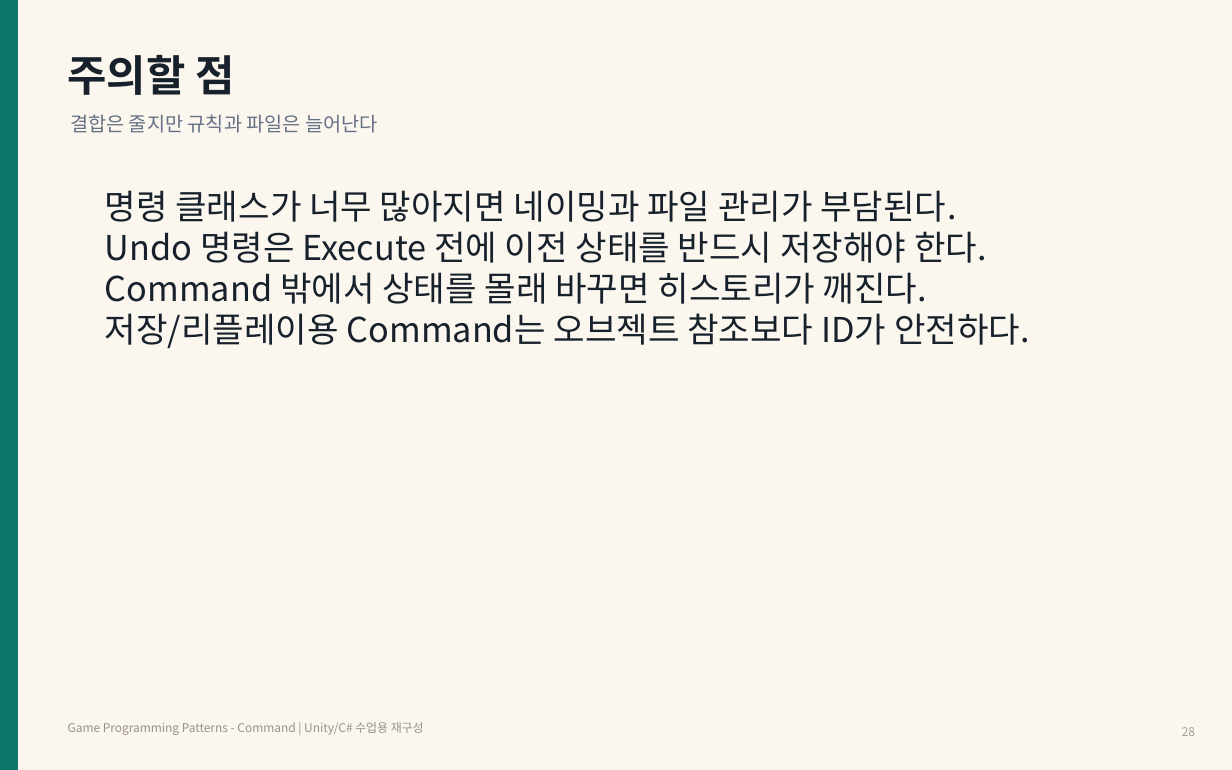
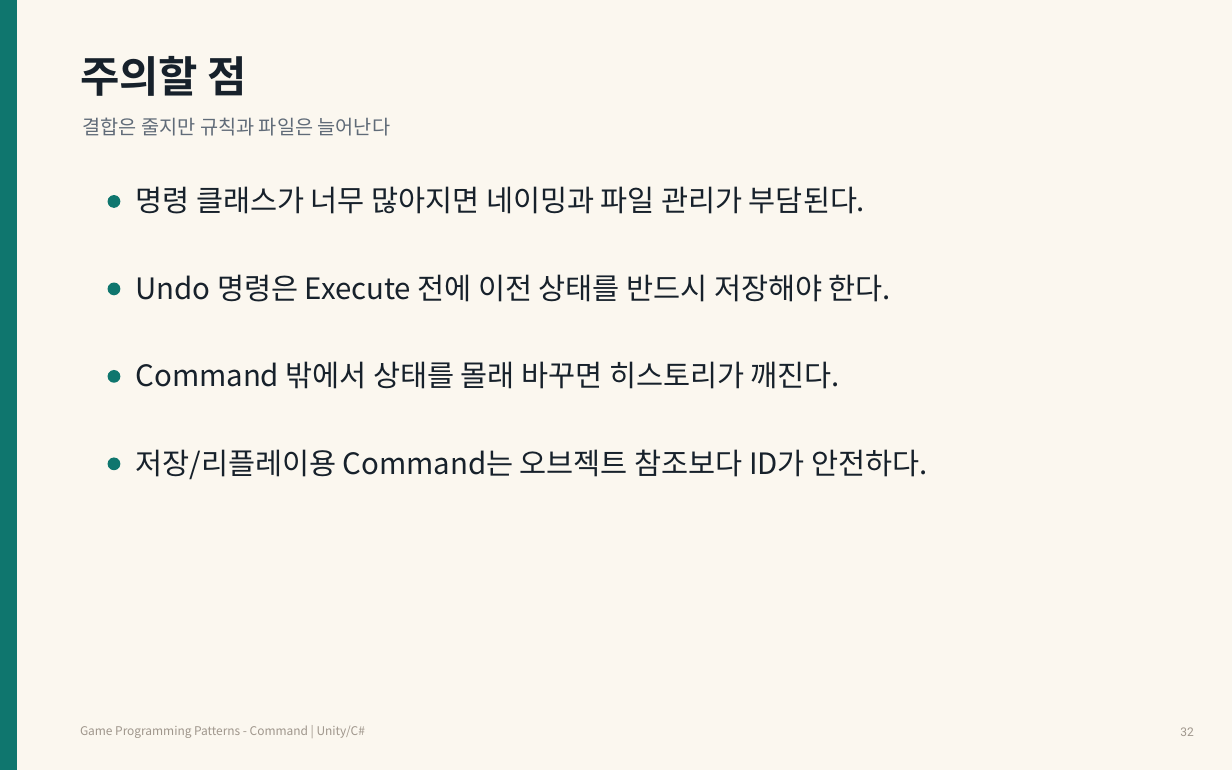
Before and after one commit to Meerkat-GMD/unity-programming-pattern, a slide deck: slide 32 of 강의자료/유니티 프로그래밍 패턴 2차시 - Command Pattern.pptx (slide 27 before the commit). Drawn at 1232x770 pixels with LibreOffice and Linux fonts; fonts in the diff are those of the drawing. Boxes give left, top, right and bottom in pixels: in the first picture for what was removed or moved away, otherwise in the second. Text is boxed around its words. In the diff, an @@ line names an element or a change of style, - is before the commit and + after.

Commit message:
Improve Command Pattern PPT readability

```diff
--- a/강의자료/유니티 프로그래밍 패턴 2차시 - Command Pattern.pptx
+++ b/강의자료/유니티 프로그래밍 패턴 2차시 - Command Pattern.pptx
@@ text "주의할 점": place and size @@
-text "주의할 점" at (68, 55, 234, 95)
+text "주의할 점" at (80, 56, 247, 96)
@@ text "결합은 줄지만 규칙과 파일은 늘어난다": place and size @@
-text "결합은 줄지만 규칙과 파일은 늘어난다" at (70, 114, 378, 133)
+text "결합은 줄지만 규칙과 파일은 늘어난다" at (83, 117, 391, 136)
@@ text "결합은 줄지만 규칙과 파일은 늘어난다" at (83, 117, 391, 136): text colour #667085 to #606B78 @@
@@ text at (105, 190, 987, 263): paragraphs removed @@
-명령 클래스가 너무 많아지면 네이밍과 파일 관리가 부담된다.
-Undo 명령은 Execute 전에 이전 상태를 반드시 저장해야 한다.
@@ ellipse added at (108, 196, 120, 207), fill #0F766E, outline #0F766E 1 pt @@
@@ text added at (136, 186, 865, 214), 17.2 pt, text #17212B @@
+명령 클래스가 너무 많아지면 네이밍과 파일 관리가 부담된다.
@@ ellipse added at (108, 283, 120, 294), fill #0F766E, outline #0F766E 1 pt @@
@@ text added at (136, 274, 891, 302), 17.2 pt, text #17212B @@
+Undo 명령은 Execute 전에 이전 상태를 반드시 저장해야 한다.
@@ text at (105, 313, 1030, 348): paragraph removed @@
-저장/리플레이용 Command는 오브젝트 참조보다 ID가 안전하다.
@@ text "Command 밖에서 상태를 몰래 바꾸면 ...": place and size @@
-text "Command 밖에서 상태를 몰래 바꾸면 ..." at (105, 190, 1030, 348)
+text "Command 밖에서 상태를 몰래 바꾸면 ..." at (136, 361, 840, 389)
@@ text "Command 밖에서 상태를 몰래 바꾸면 ..." at (136, 361, 840, 389): size 20 to 17.2 pt @@
@@ ellipse added at (108, 371, 120, 382), fill #0F766E, outline #0F766E 1 pt @@
@@ text added at (136, 449, 927, 480), 17.2 pt, text #17212B @@
+저장/리플레이용 Command는 오브젝트 참조보다 ID가 안전하다.
@@ ellipse added at (108, 458, 120, 469), fill #0F766E, outline #0F766E 1 pt @@
@@ text at (80, 725, 365, 738): text changed; text colour #9A9187 to #9F968C @@
-Game Programming Patterns - Command | Unity/C# 수업용 재구성
+Game Programming Patterns - Command | Unity/C#
@@ text at (1180, 727, 1193, 736): text changed; font Noto Sans CJK KR to Roboto; text colour #A79F94 to #9F968C @@
-28
+32
```
Also in this commit, not shown: 33 other slides changed, 6 slides added.
